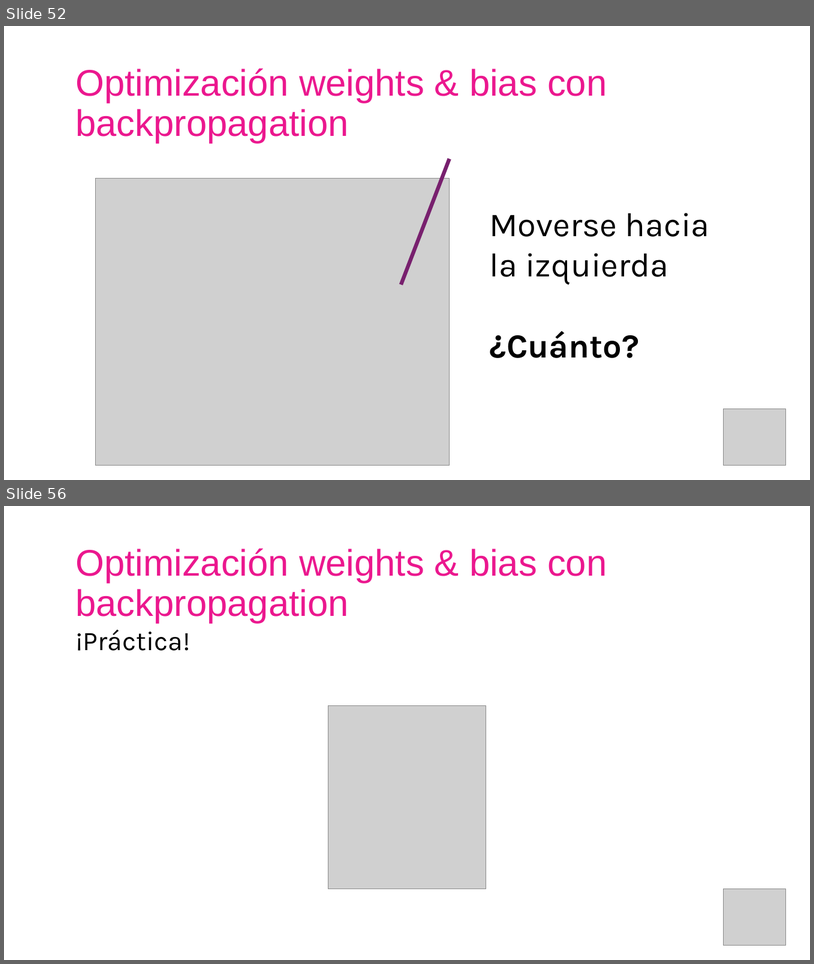
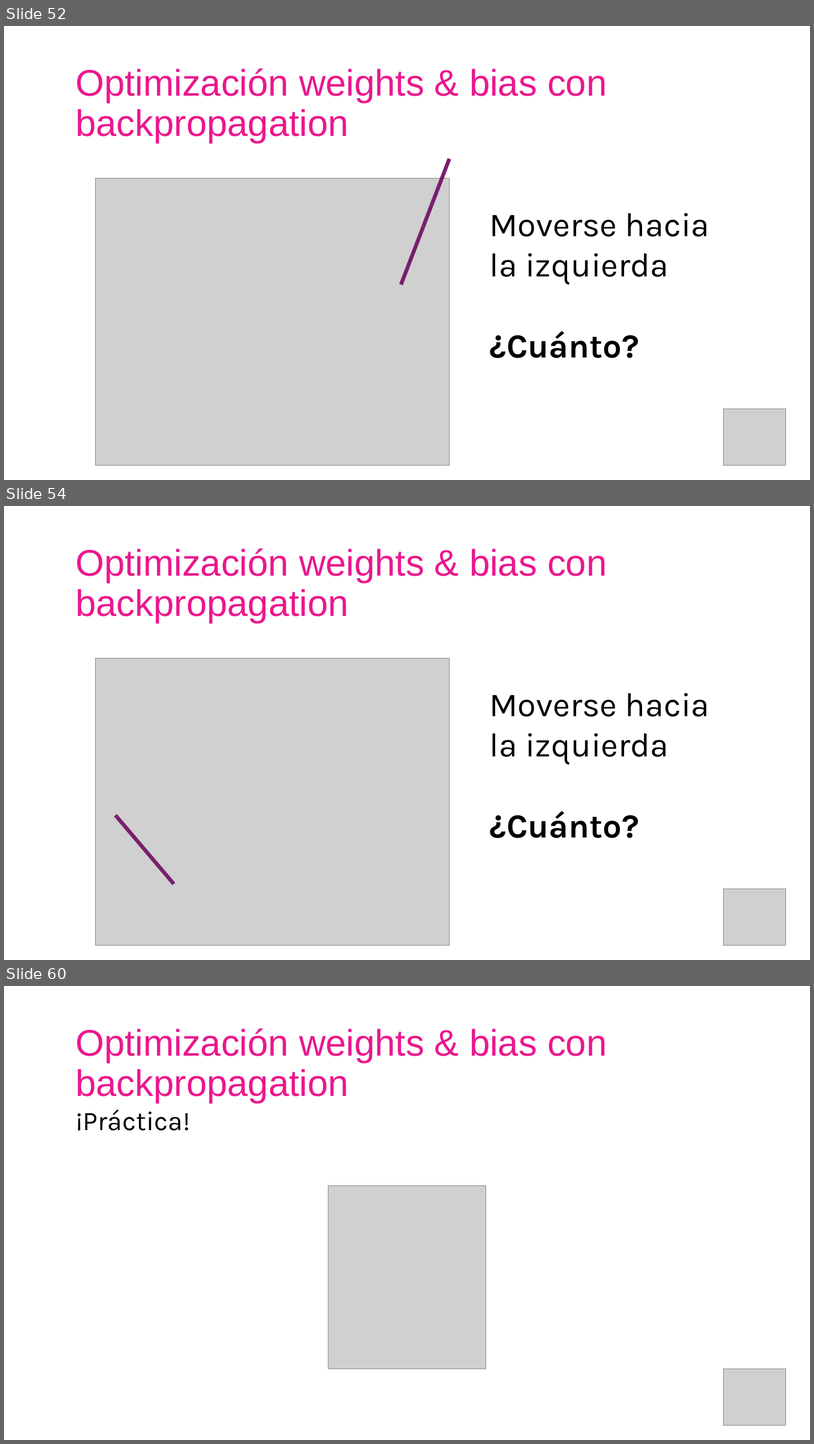
Before and after one commit to AISC-Madrid/workshop-materials, a slide deck: Neural Networks/Slides.pptx. Shown one above the other, each under a label of ours: slides 52 and 56 before the commit, slides 52, 54 and 60 after it; the slides between them are not shown. The pictures are 814x964 and 814x1444 pixels, drawn with LibreOffice and Linux fonts; fonts in the diff are those of the drawing; grey boxes stand for pictures. Boxes give left, top, right and bottom in pixels: in the first picture for what was removed or moved away, otherwise in the second. Text is boxed around its words. In the diff, an @@ line names an element or a change of style, - is before the commit and + after.

Commit message:
Finish single weight optimization

```diff
--- a/Neural Networks/Slides.pptx
+++ b/Neural Networks/Slides.pptx
@@ slide 54 added at (x1=4, y1=506, x2=810, y2=960), background #FFFFFF @@
@@ text added at (x1=75, y1=548, x2=607, y2=623), 44 pt, text #EB178E @@
+Optimización weights & bias con backpropagation
@@ picture added at (x1=95, y1=658, x2=450, y2=945) @@
@@ text added at (x1=490, y1=693, x2=710, y2=838), 40 pt, text #000000 @@
+Moverse hacia la izquierda
+¿Cuánto?
@@ line added from (116, 815) to (174, 883), #78206E 4.5 pt @@
@@ picture added at (x1=724, y1=889, x2=786, y2=945) @@
@@ what was slide 56 is now slide 60 @@
```
Also in this commit, not shown: 6 other slides added, 1 slide removed, 5 other files.
